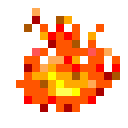
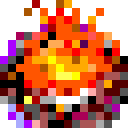
Layered file, before and after one edit (128x128). Changes by layer:
removed layer "fireball_3.png" over [16, 8, 120, 112]
added layer "crater_3.png" above "crater_2.png" over [16, 0, 120, 96]
renamed "Pasted Layer" to "crater.png", showed it, painted on it over [0, 8, 128, 128]
